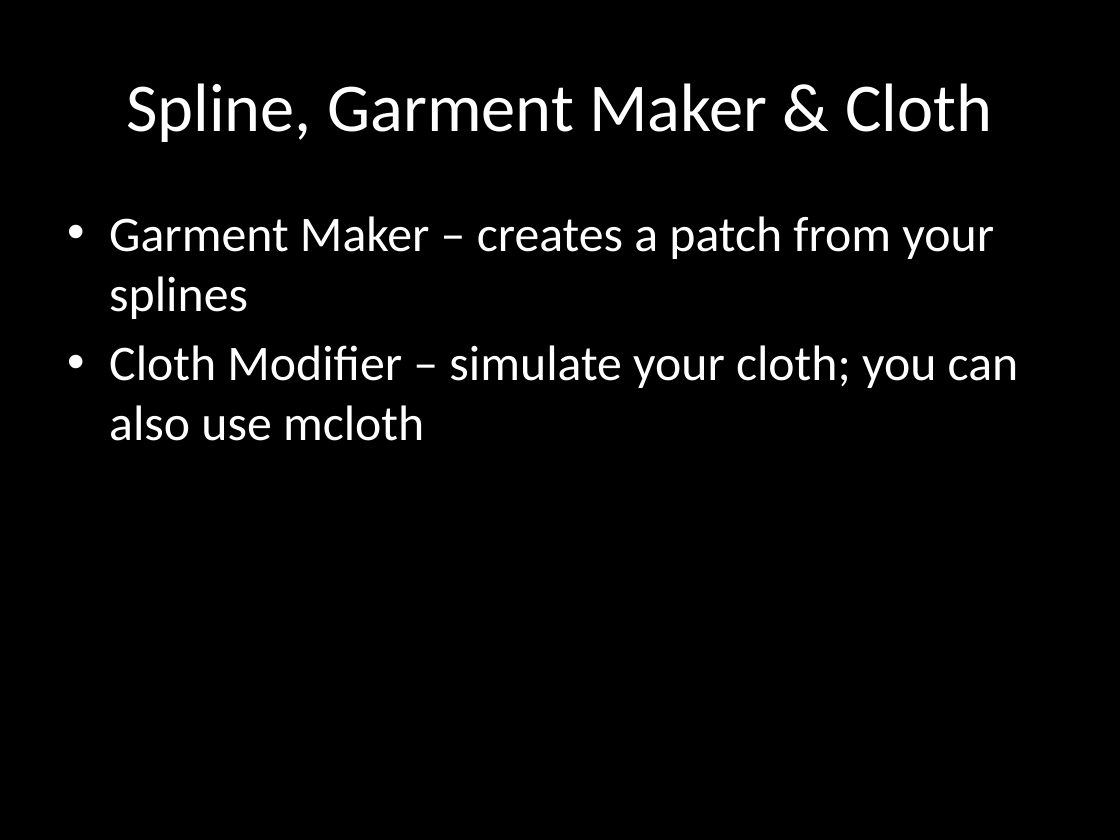
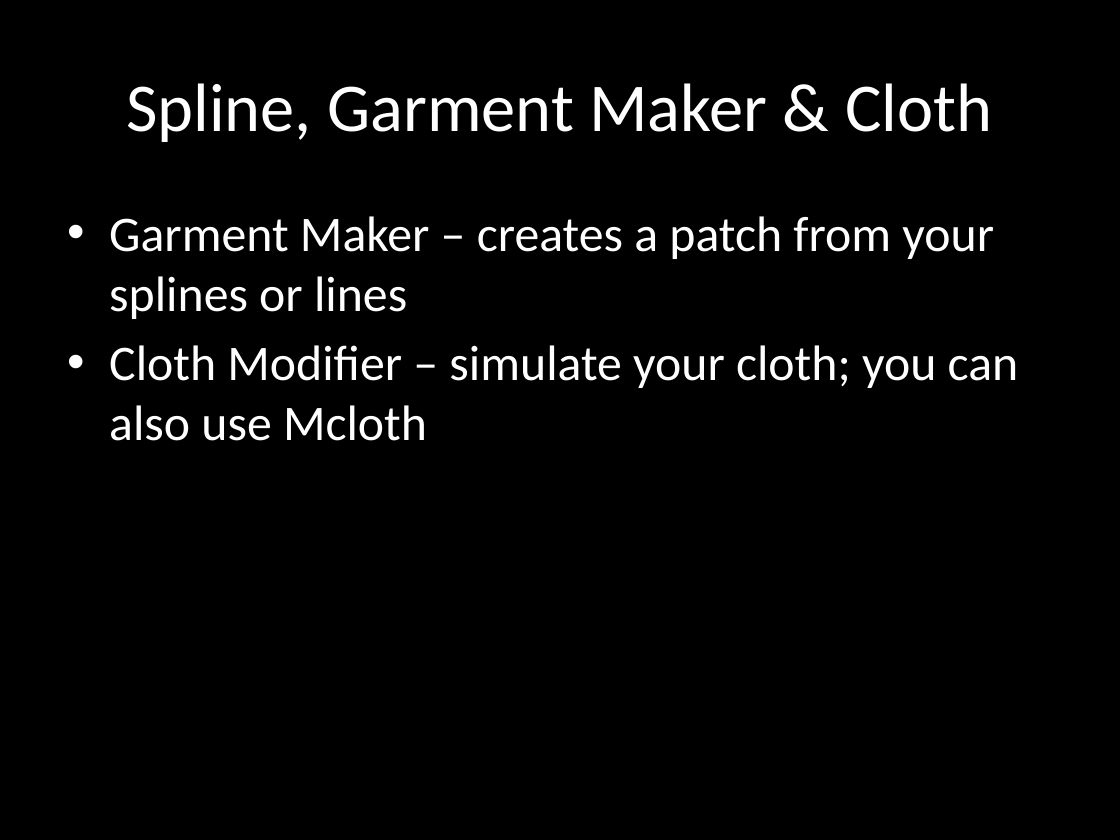
Before and after one commit to diego04/3ds-max-cloth-presentation, a slide deck: slide 8 of Cloth Presentation; not finished.pptx (slide 7 before the commit). Drawn at 1120x840 pixels with LibreOffice and Linux fonts; fonts in the diff are those of the drawing. Boxes give left, top, right and bottom in pixels: in the first picture for what was removed or moved away, otherwise in the second. Text is boxed around its words. In the diff, an @@ line names an element or a change of style, - is before the commit and + after.

```diff
--- a/Cloth Presentation; not finished.pptx
+++ b/Cloth Presentation; not finished.pptx
@@ text at (x1=109, y1=216, x2=1019, y2=441): text changed @@
-• Garment Maker – creates a patch from your splines
-• Cloth Modifier – simulate your cloth; you can also use mcloth
+• Garment Maker – creates a patch from your splines or lines
+• Cloth Modifier – simulate your cloth; you can also use Mcloth
```
Also in this commit, not shown: 4 other slides changed, 3 slides added, 1 slide removed.
